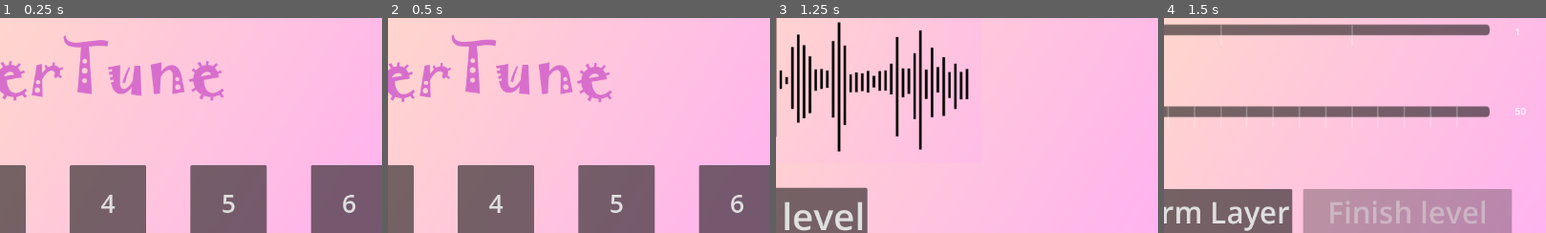
Above: before the commit, frames 1-4 (left to right).
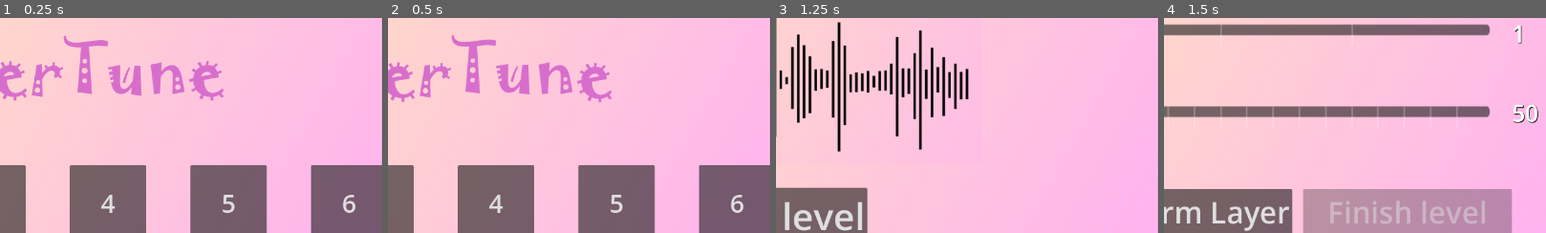
Above: after the commit, the same moments.

Repository: TheoThenault/LayerTune
Game: Godot game, scene res://Scenes/main_scene.tscn
Same seed, same stepped clock (60 frames per second), same inputs: the game is played once before the commit and once after it.
Inputs:
- Up to frame 1 (0.25 s): no input
- Up to frame 2 (0.5 s): no input
- Up to frame 3 (1.25 s): click "1" at 0.5 s
- Up to frame 4 (1.5 s): click "Play level" at 1.25 s
The pictures show only the part of the screen within x 44-94%, y 28-78%; the shares and areas given below are measured in that part.

Frames 1-3 are identical in both runs. In frame 4, 0.5% of the frame differs, in the area x 91-98%, y 3-49%.

Commit message:
Fix slide note number

Diff:
--- a/Scenes/main_scene.tscn
+++ b/Scenes/main_scene.tscn
@@ -276,18 +276,22 @@
 
 [node name="LabelBPM" type="Label" parent="LevelPlay"]
 layout_mode = 0
-offset_left = 1148.0
-offset_top = 349.0
+offset_left = 1143.0
+offset_top = 337.0
 offset_right = 1188.0
-offset_bottom = 372.0
+offset_bottom = 391.0
+theme_override_colors/font_shadow_color = Color(0, 0, 0, 1)
+theme_override_font_sizes/font_size = 39
 text = "50"
 
 [node name="LabelNOTE" type="Label" parent="LevelPlay"]
 layout_mode = 0
-offset_left = 1148.0
-offset_top = 216.0
-offset_right = 1188.0
-offset_bottom = 239.0
+offset_left = 1143.0
+offset_top = 204.0
+offset_right = 1183.0
+offset_bottom = 258.0
+theme_override_colors/font_shadow_color = Color(0, 0, 0, 1)
+theme_override_font_sizes/font_size = 39
 text = "1"
 
 [node name="LevelEnd" type="Control" parent="."]
--- a/Scripts/Slider/h_slider.gd
+++ b/Scripts/Slider/h_slider.gd
@@ -6,7 +6,7 @@
 func _on_value_changed(value: float) -> void:
 
 	var labelNOTE : Label = get_node("../LabelNOTE")
-	labelNOTE.text = "%d" % (value + 1)
+	labelNOTE.text = "%d" % value
 
 	if (value > 23):
 		GAME.pitchshifts[GAME.current_layer.numero].pitch_scale = pow(2, (value-29)/12.0)
